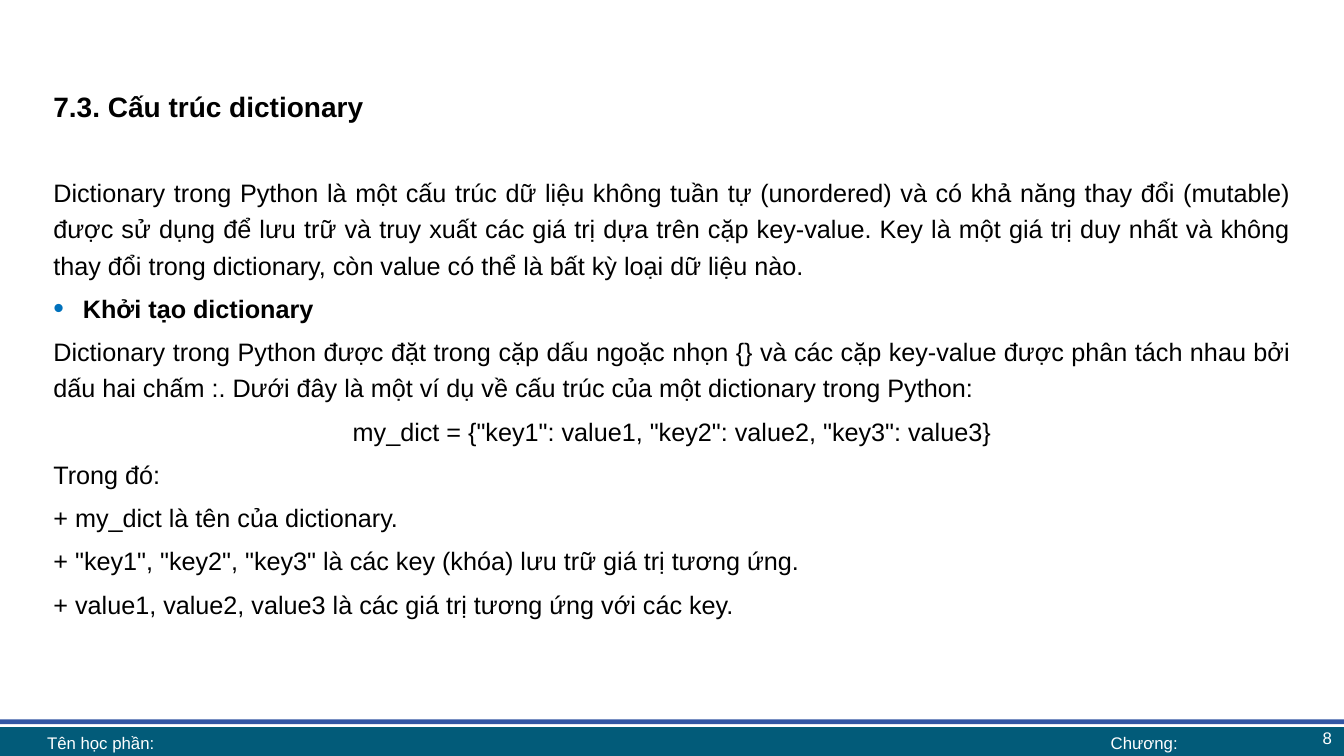
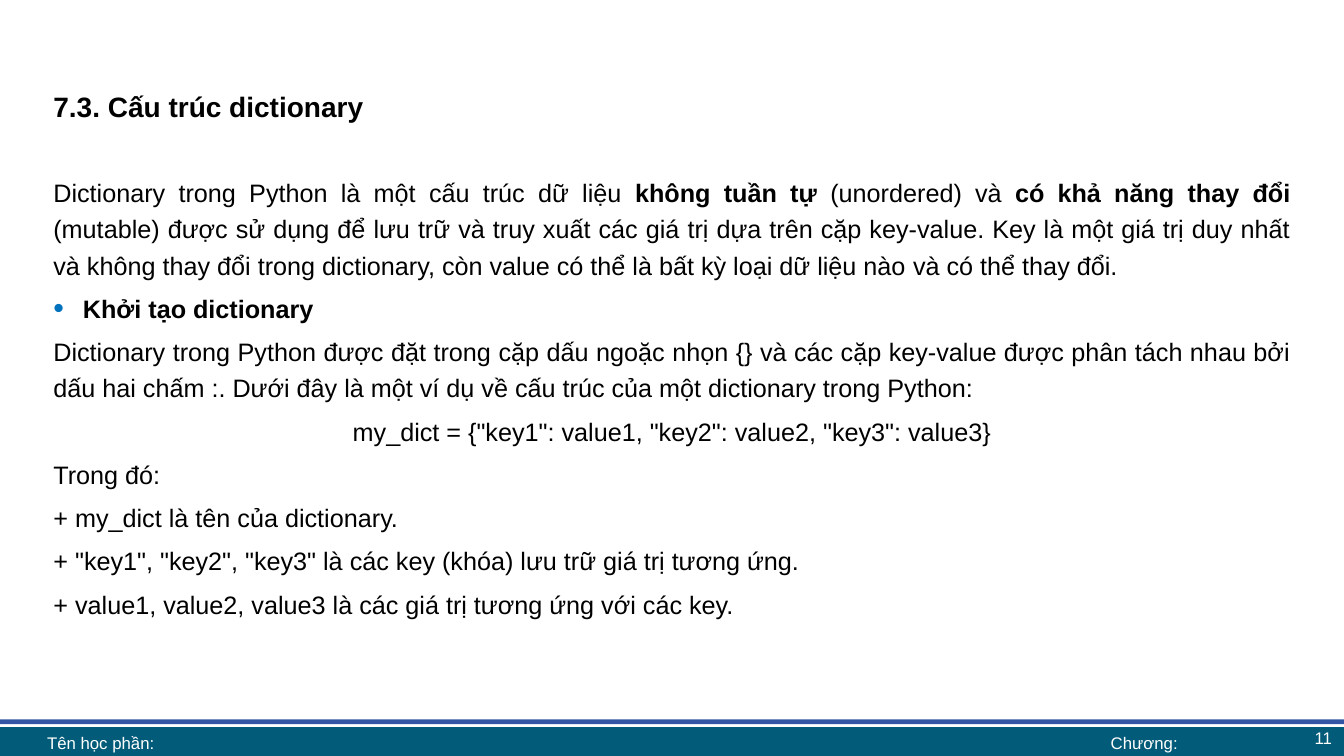
Before and after one commit to lhaaaaa/17A2-Ca-sang, a slide deck: slide 11 of Lab 6 + 7/Lab 7 bài giảng.pptx (slide 8 before the commit). Drawn at 1344x756 pixels with LibreOffice and Linux fonts; fonts in the diff are those of the drawing; background and template pictures are left out. Boxes give left, top, right and bottom in pixels: in the first picture for what was removed or moved away, otherwise in the second. Text is boxed around its words. In the diff, an @@ line names an element or a change of style, - is before the commit and + after.

```diff
--- a/Lab 6 + 7/Lab 7 bài giảng.pptx
+++ b/Lab 6 + 7/Lab 7 bài giảng.pptx
@@ text at (53,182,1291,280): text changed @@
-Dictionary trong Python là một cấu trúc dữ liệu không tuần tự (unordered) và có khả năng thay đổi (mutable) được sử dụng để lưu trữ và truy xuất các giá trị dựa trên cặp key-value. Key là một giá trị duy nhất và không thay đổi trong dictionary, còn value có thể là bất kỳ loại dữ liệu nào.
+Dictionary trong Python là một cấu trúc dữ liệu không tuần tự (unordered) và có khả năng thay đổi (mutable) được sử dụng để lưu trữ và truy xuất các giá trị dựa trên cặp key-value. Key là một giá trị duy nhất và không thay đổi trong dictionary, còn value có thể là bất kỳ loại dữ liệu nào và có thể thay đổi.
@@ page number at (1315,732,1332,744): text changed @@
-8
+11
```
Also in this commit, not shown: 7 other slides changed, 7 slides added, 1 other file.
